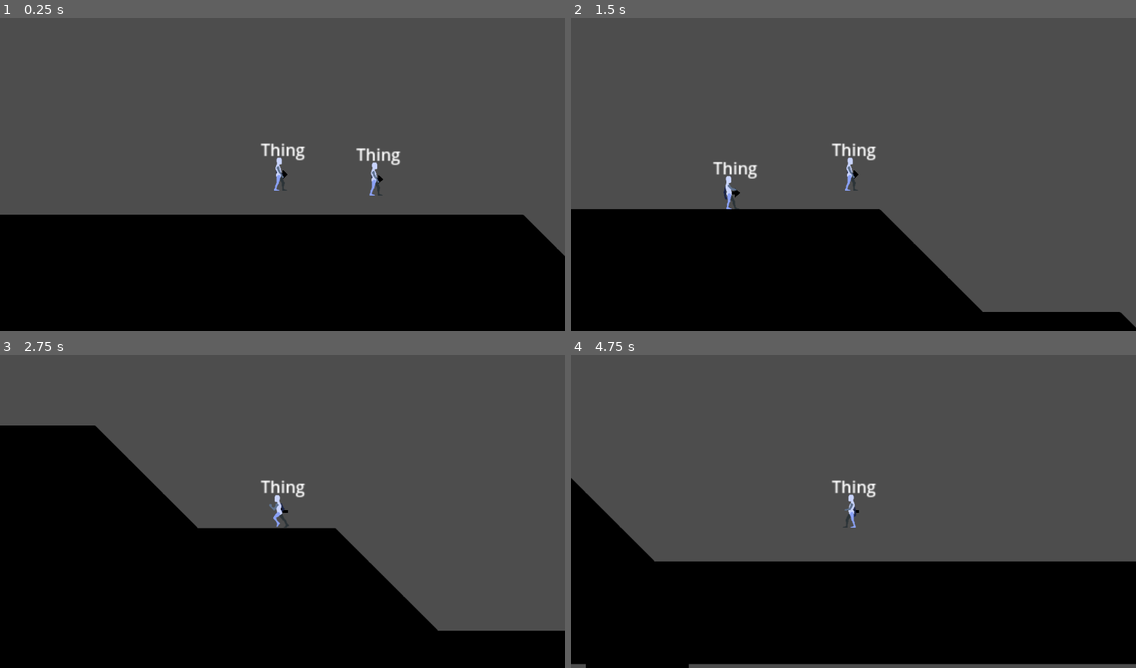
Above: before the commit, frames 1-4 (two rows, left to right).
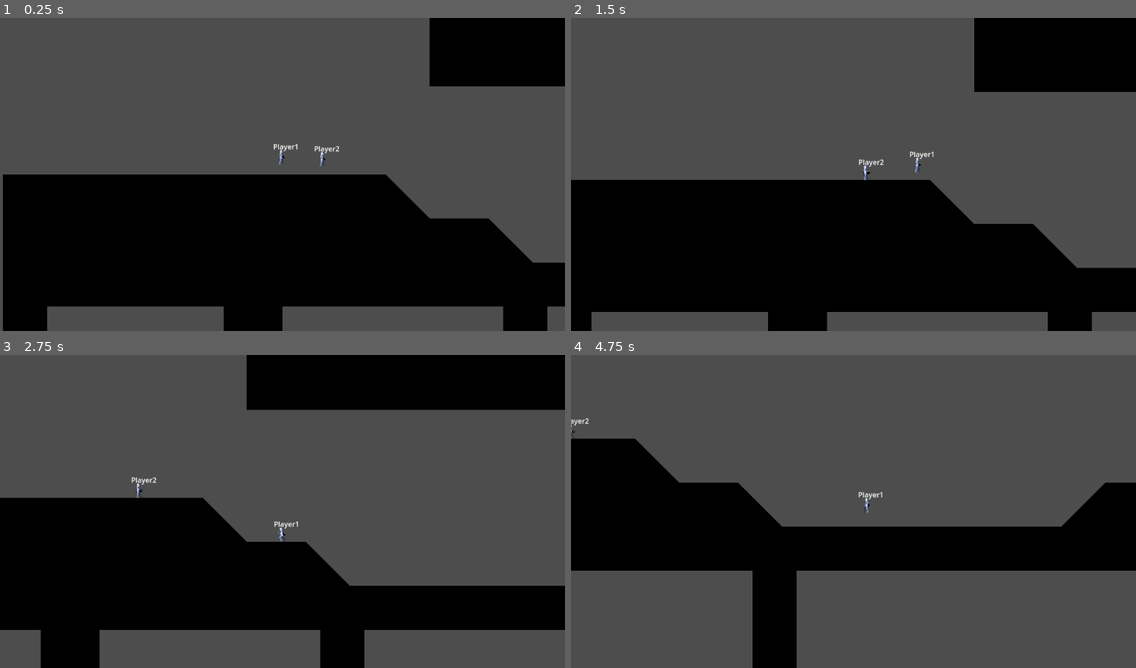
Above: after the commit, the same moments.

Repository: Puhalenthi/King-of-Speed
Game: Godot game, scene res://Scenes/jed_map.tscn
Two runs of this game, one before a commit and one after it. Both use one fixed random seed, a clock stepped at 60 frames per second and the inputs below. This scene is started directly instead of the project's main scene.
Inputs (mouse positions are in pixels of both pictures, inside the frame that each line leads up to):
- Up to frame 1 (0.25 s): no input
- Up to frame 2 (1.5 s): tap Enter at 0.5 s; move the mouse to (977, 158) at 0.52 s; hold Space (boost) 0.53-1.28 s; hold Right (move_right) from 0.53 s (still down); tap Z (jump) at 0.77 s; move the mouse to (740, 190) at 1.27 s; tap X (grapple) at 1.35 s
- Up to frame 3 (2.75 s): tap Z (jump) at 1.52 s; move the mouse to (339, 442) at 2.02 s; release Right (move_right) at 2.03 s; hold Left (move_left) from 2.03 s (still down); tap P at 2.1 s
- Up to frame 4 (4.75 s): move the mouse to (825, 574) at 2.77 s; release Left (move_left) at 2.78 s; hold Right (move_right) 2.78-4.28 s; tap Space (boost) at 2.85 s; tap Z (jump) at 3.02, 3.77, 4.52 s; move the mouse to (1023, 558) at 3.52 s; hold X (grapple) 3.53-4.28 s; move the mouse to (684, 464) at 4.27 s; hold Left (move_left) from 4.28 s (still down); tap P at 4.35 s

The runs differ from the first frame. In frame 1, 22% of the frame differs, in the area x 0-100%, y 0-100%; in frame 2, 27%; in frame 3, 32%; in frame 4, 46%, in the area x 0-100%, y 20-100%.
Error before the commit: Invalid assignment of property or key 'is_passed' with value of type 'bool' on a base object of type 'null instance'. (res://Scripts/levelCamera.gd:21)

Commit message:
fix disabled camera bug

Diff:
--- a/kingofspeed/Scenes/jed_map.tscn
+++ b/kingofspeed/Scenes/jed_map.tscn
@@ -1,8 +1,8 @@
 [gd_scene load_steps=10 format=3 uid="uid://dm5cgxruw742a"]
 
-[ext_resource type="TileSet" uid="uid://c8skhbmqarkk3" path="res://Sprites/Map/groundtiles.tres" id="1_egtcu"]
+[ext_resource type="TileSet" uid="uid://dt01ujqbvfm8d" path="res://Sprites/Map/groundtiles.tres" id="1_egtcu"]
 [ext_resource type="Script" uid="uid://bu56a3bk5kdhk" path="res://Scripts/levelCamera.gd" id="1_w2pkx"]
-[ext_resource type="PackedScene" uid="uid://b84xvofva7ep7" path="res://Scenes/Player.tscn" id="2_8njdb"]
+[ext_resource type="PackedScene" uid="uid://b84xvofva7ep7" path="res://Scenes/player.tscn" id="2_8njdb"]
 [ext_resource type="PackedScene" uid="uid://bp2c1440kuuft" path="res://Scenes/LeftSlope.tscn" id="3_t5hq7"]
 [ext_resource type="Script" uid="uid://v31tg0ojl1pw" path="res://Scripts/Player2.gd" id="4_jy8rq"]
 [ext_resource type="PackedScene" uid="uid://2sav6y5ymn54" path="res://Scenes/RightSlope.tscn" id="4_q53se"]
@@ -21,11 +21,17 @@
 [node name="Player" parent="." instance=ExtResource("2_8njdb")]
 position = Vector2(0, -167)
 
+[node name="UsernameLabel" parent="Player/CharacterBody2D" index="4"]
+text = "Player1"
+
 [node name="Player2" parent="." instance=ExtResource("2_8njdb")]
 position = Vector2(278, -153)
 
 [node name="CharacterBody2D" parent="Player2" index="0"]
 script = ExtResource("4_jy8rq")
+
+[node name="UsernameLabel" parent="Player2/CharacterBody2D" index="4"]
+text = "Player2"
 
 [node name="LeftSlope" parent="." instance=ExtResource("3_t5hq7")]
 position = Vector2(5776, 2126)
@@ -114,10 +120,15 @@
 position = Vector2(-1797, 2101)
 scale = Vector2(1, 11.36)
 
+[node name="checkpoint11" parent="." instance=ExtResource("7_jy8rq")]
+position = Vector2(-1551, -598)
+scale = Vector2(1, 11.36)
+
 [node name="Camera2D" type="Camera2D" parent="."]
 zoom = Vector2(0.3, 0.3)
 
 [node name="win screen" parent="." instance=ExtResource("9_1li2s")]
 visible = false
 
+[editable path="Player"]
 [editable path="Player2"]
--- a/kingofspeed/Scenes/waiting_area.tscn
+++ b/kingofspeed/Scenes/waiting_area.tscn
@@ -12,14 +12,12 @@
 script = ExtResource("1_kho38")
 
 [node name="Player" parent="." instance=ExtResource("1_3jd7s")]
-scale = Vector2(3, 3)
 
 [node name="Camera2D" parent="Player/CharacterBody2D" index="2"]
 enabled = false
 
 [node name="Player2" parent="." instance=ExtResource("1_3jd7s")]
 position = Vector2(166, 0)
-scale = Vector2(3, 3)
 
 [node name="CharacterBody2D" parent="Player2" index="0"]
 script = ExtResource("3_ar1ab")
@@ -59,46 +57,57 @@
 [node name="checkpoint" parent="." instance=ExtResource("6_v4y1o")]
 position = Vector2(642, 4)
 scale = Vector2(1, 5.76)
+collision_layer = 7
 
 [node name="checkpoint2" parent="." instance=ExtResource("6_v4y1o")]
 position = Vector2(-1464, 1054)
 scale = Vector2(1, 12.48)
+collision_layer = 7
 
 [node name="checkpoint3" parent="." instance=ExtResource("6_v4y1o")]
 position = Vector2(-2217, 3406)
 scale = Vector2(1, 4.72001)
+collision_layer = 7
 
 [node name="checkpoint4" parent="." instance=ExtResource("6_v4y1o")]
 position = Vector2(-4294, 2906)
 scale = Vector2(1, 4.72001)
+collision_layer = 7
 
 [node name="checkpoint5" parent="." instance=ExtResource("6_v4y1o")]
 position = Vector2(-3531, 2411)
 scale = Vector2(1, 4.72001)
+collision_layer = 7
 
 [node name="checkpoint6" parent="." instance=ExtResource("6_v4y1o")]
 position = Vector2(-3090, 1898)
 scale = Vector2(1, 4.72001)
+collision_layer = 7
 
 [node name="checkpoint7" parent="." instance=ExtResource("6_v4y1o")]
 position = Vector2(-3737, 1397)
 scale = Vector2(1, 4.72001)
+collision_layer = 7
 
 [node name="checkpoint8" parent="." instance=ExtResource("6_v4y1o")]
 position = Vector2(-3011, 906)
 scale = Vector2(1, 4.72001)
+collision_layer = 7
 
 [node name="checkpoint9" parent="." instance=ExtResource("6_v4y1o")]
 position = Vector2(-4255, 408)
 scale = Vector2(1, 4.72001)
+collision_layer = 7
 
 [node name="checkpoint10" parent="." instance=ExtResource("6_v4y1o")]
 position = Vector2(-2421, -539)
 scale = Vector2(1, 4.72001)
+collision_layer = 7
 
 [node name="checkpoint11" parent="." instance=ExtResource("6_v4y1o")]
 position = Vector2(-486, 1156)
 scale = Vector2(1.00221, 13.72)
+collision_layer = 7
 
 [editable path="Player"]
 [editable path="Player2"]
--- a/kingofspeed/Scripts/levelCamera.gd
+++ b/kingofspeed/Scripts/levelCamera.gd
@@ -14,23 +14,67 @@
 	player1 = $Player/CharacterBody2D
 	player2 = $Player2/CharacterBody2D
 
-	checkpoints = [$checkpoint, $checkpoint2, $checkpoint3, $checkpoint4, $checkpoint5, $checkpoint6, $checkpoint7, $checkpoint8, $checkpoint9, $checkpoint10]
+	player1.get_node("Camera2D").enabled = false
+	player2.get_node("Camera2D").enabled = false
+
+	# Automatically find and sort checkpoints
+	checkpoints = get_sorted_checkpoints()
 
 	# Initialize all checkpoints to not passed
 	for checkpoint in checkpoints:
 		checkpoint.is_passed = false
 
+func get_sorted_checkpoints() -> Array:
+	var checkpoint_nodes = []
+
+	# Find all nodes with "checkpoint" in their name
+	find_checkpoint_nodes(self, checkpoint_nodes)
+
+	# Sort by the number at the end of their name
+	checkpoint_nodes.sort_custom(func(a, b): return get_checkpoint_number(a.name) < get_checkpoint_number(b.name))
+
+	return checkpoint_nodes
+
+func find_checkpoint_nodes(node: Node, checkpoint_list: Array) -> void:
+	# Check if current node has "checkpoint" in its name (case insensitive)
+	if "checkpoint" in node.name.to_lower():
+		checkpoint_list.append(node)
+
+	# Recursively search children
+	for child in node.get_children():
+		find_checkpoint_nodes(child, checkpoint_list)
+
+func get_checkpoint_number(node_name: String) -> int:
+	# Extract number from the end of the checkpoint name
+	var regex = RegEx.new()
+	regex.compile("checkpoint(\\d+)")
+	var result = regex.search(node_name.to_lower())
+
+	if result:
+		return result.get_string(1).to_int()
+	else:
+		# If no number found, treat as checkpoint 0 or handle special case
+		# This handles cases like just "checkpoint" without a number
+		if node_name.to_lower() == "checkpoint":
+			return 1  # Treat bare "checkpoint" as checkpoint1
+		return 0
+
 func _physics_process(delta: float) -> void:
+	# Check if players are still on screen and destroy if not
+	check_players_on_screen()
+
 	# Track the latest checkpoint that has is_passed = true
 	update_current_checkpoint()
 
 	# Get the latest passed checkpoint
 	var latest_checkpoint = get_latest_passed_checkpoint()
 
+	#print(latest_checkpoint)
+
 	var target_player = latest_checkpoint.passed_player
 
 	if target_player and player1 and player2:
-		print(target_player.get_parent().name)
+		#print(target_player.get_parent().name)
 
 		# Calculate distance between players
 		var distance = player1.global_position.distance_to(player2.global_position)
@@ -98,3 +142,38 @@
 	current_checkpoint_index = 0
 
 	print("All checkpoints completed! Resetting to start.")
+
+func check_players_on_screen():
+	# Get camera viewport rect in world coordinates
+	var camera = $Camera2D
+	var viewport_size = get_viewport().get_visible_rect().size
+	var camera_pos = camera.global_position + camera.offset
+
+	# Account for camera zoom - the actual visible area is larger when zoomed out
+	var actual_visible_size = viewport_size / camera.zoom
+
+	# Calculate screen bounds with zoom consideration
+	var screen_bounds = Rect2(
+		camera_pos - actual_visible_size / 2,
+		actual_visible_size
+	)
+
+	# Add a buffer around the screen (so players don't get destroyed immediately when they go slightly off-screen)
+	var buffer = 100.0
+	screen_bounds = screen_bounds.grow(buffer)
+
+	# Check player1
+	if player1 and is_instance_valid(player1):
+		if not screen_bounds.has_point(player1.global_position):
+			print("Player 1 went off-screen, destroying...")
+			player1.queue_free()
+			player1 = null
+			$"win screen".visible = true
+
+	# Check player2
+	if player2 and is_instance_valid(player2):
+		if not screen_bounds.has_point(player2.global_position):
+			print("Player 2 went off-screen, destroying...")
+			player2.queue_free()
+			player2 = null
+			$"win screen".visible = true
Not shown: 1 places in kingofspeed/Scenes/new_test_map.tscn that only renumber resources
Not shown: 1 places in kingofspeed/Scenes/waiting_area.tscn that only renumber resources
